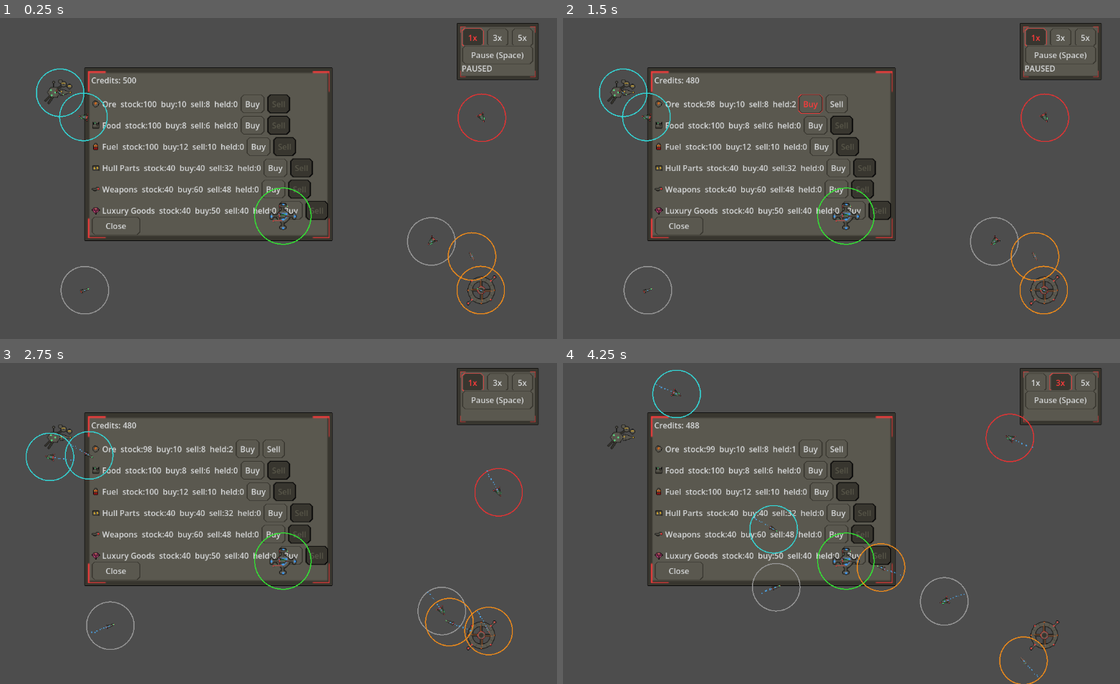
Above: before the commit, frames 1-4 (two rows, left to right).
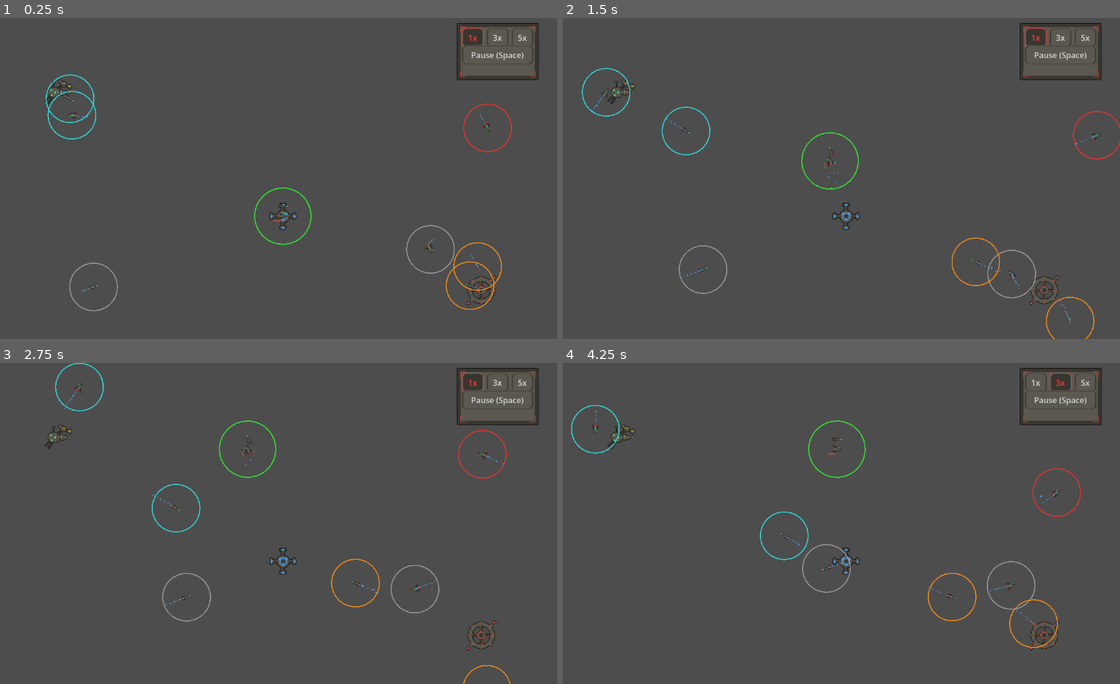
Above: after the commit, the same moments.

Repository: darthlemi/SpaceGame
Game: Godot game, scene res://scenes/campaign/campaign_scene.tscn
Two runs of this game, one before a commit and one after it. Both use one fixed random seed, a clock stepped at 60 frames per second and the inputs below.
Inputs (mouse positions are in pixels of both pictures, inside the frame that each line leads up to):
- Up to frame 1 (0.25 s): no input
- Up to frame 2 (1.5 s): click (813, 104) at 0.5 s, where only the run before the commit has a clickable "Buy"; click (808, 104) at 1.25 s, where only the run before the commit has a clickable "Buy"
- Up to frame 3 (2.75 s): click "1x" at 2 s
- Up to frame 4 (4.25 s): click (835, 449) at 2.75 s, where only the run before the commit has a clickable "Sell"; click "3x" at 3.5 s

The runs differ from the first frame. In frame 1, 7.3% of the frame differs, in the area x 6-92%, y 14-93%; in frame 2, 7.5%, in the area x 3-100%, y 14-100%; in frame 3, 7.5%; in frame 4, 7.5%.

Commit message:
Fix UI dialogs rendering behind ships and bases
Trade/loot panels, the engage prompt, result label, and speed
controls were plain siblings added to the scene before ships/bases
get add_child'ed at runtime, so gameplay objects painted over them.
Wrap each scene's UI nodes in a CanvasLayer, which always draws above
2D content regardless of sibling order.

Co-Authored-By: Claude Sonnet 5 <noreply@anthropic.com>

Diff:
--- a/scenes/campaign/campaign_scene.tscn
+++ b/scenes/campaign/campaign_scene.tscn
@@ -8,34 +8,36 @@
 [node name="CampaignScene" type="Node2D"]
 script = ExtResource("1")
 
-[node name="EngagePrompt" type="Control" parent="."]
+[node name="UILayer" type="CanvasLayer" parent="."]
+
+[node name="EngagePrompt" type="Control" parent="UILayer"]
 offset_left = 450.0
 offset_top = 250.0
 offset_right = 750.0
 offset_bottom = 350.0
 visible = false
 
-[node name="Label" type="Label" parent="EngagePrompt"]
+[node name="Label" type="Label" parent="UILayer/EngagePrompt"]
 offset_top = 0.0
 offset_right = 300.0
 offset_bottom = 30.0
 text = "Engage this fleet?"
 
-[node name="EngageButton" type="Button" parent="EngagePrompt"]
+[node name="EngageButton" type="Button" parent="UILayer/EngagePrompt"]
 offset_top = 40.0
 offset_right = 140.0
 offset_bottom = 70.0
 text = "Engage"
 
-[node name="DisengageButton" type="Button" parent="EngagePrompt"]
+[node name="DisengageButton" type="Button" parent="UILayer/EngagePrompt"]
 offset_left = 160.0
 offset_top = 40.0
 offset_right = 300.0
 offset_bottom = 70.0
 text = "Disengage"
 
-[node name="TradePanel" type="Control" parent="." instance=ExtResource("2")]
+[node name="TradePanel" type="Control" parent="UILayer" instance=ExtResource("2")]
 
-[node name="LootPanel" type="Control" parent="." instance=ExtResource("3")]
+[node name="LootPanel" type="Control" parent="UILayer" instance=ExtResource("3")]
 
-[node name="SpeedControls" parent="." instance=ExtResource("4")]
+[node name="SpeedControls" parent="UILayer" instance=ExtResource("4")]
--- a/scenes/combat/combat_scene.tscn
+++ b/scenes/combat/combat_scene.tscn
@@ -17,7 +17,9 @@
 [node name="FleetCommander" type="Node2D" parent="."]
 script = ExtResource("2")
 
-[node name="ResultLabel" type="Label" parent="."]
+[node name="UILayer" type="CanvasLayer" parent="."]
+
+[node name="ResultLabel" type="Label" parent="UILayer"]
 offset_left = 400.0
 offset_top = 100.0
 offset_right = 700.0
@@ -26,9 +28,9 @@
 text = ""
 visible = false
 
-[node name="DebugConsole" parent="." instance=ExtResource("3")]
+[node name="DebugConsole" parent="UILayer" instance=ExtResource("3")]
 
-[node name="SpeedControls" parent="." instance=ExtResource("4")]
+[node name="SpeedControls" parent="UILayer" instance=ExtResource("4")]
 
 [node name="Bounds" type="Node2D" parent="."]
 
--- a/scripts/campaign/campaign_scene.gd
+++ b/scripts/campaign/campaign_scene.gd
@@ -10,12 +10,13 @@
 var player_icon: CampaignFleetIcon
 var enemy_icons: Array[CampaignFleetIcon] = []
 
-@onready var engage_prompt: Control = $EngagePrompt
-@onready var trade_panel: TradePanel = $TradePanel
-@onready var loot_panel: LootPanel = $LootPanel
+@onready var engage_prompt: Control = $UILayer/EngagePrompt
+@onready var trade_panel: TradePanel = $UILayer/TradePanel
+@onready var loot_panel: LootPanel = $UILayer/LootPanel
 
 var _pending_enemy_icon: CampaignFleetIcon
 var _mouse_held: bool = false
+var _travel_target: Area2D = null
 
 func _ready() -> void:
 	process_mode = Node.PROCESS_MODE_ALWAYS
@@ -230,14 +231,19 @@
 	return HOME_BASE_POSITION + Vector2(-40, 0)
 
 func _on_player_area_entered(area: Area2D) -> void:
+	if area != _travel_target:
+		return
 	if area is CampaignFleetIcon and area != player_icon and not engage_prompt.visible:
 		_pending_enemy_icon = area
 		engage_prompt.visible = true
+		get_tree().paused = true
+		_travel_target = null
 	elif area is HomeBase or area is FactionBase:
 		var economy := _economy_for_base(area)
 		if economy != null:
 			trade_panel.open_for(economy, CampaignState.player_fleet)
 			get_tree().paused = true
+			_travel_target = null
 
 func _on_player_area_exited(area: Area2D) -> void:
 	if area == _pending_enemy_icon:
@@ -263,7 +269,12 @@
 		return
 	CampaignState.tick_skirmishes(delta)
 	CampaignState.tick_economy(delta)
-	if _mouse_held:
+	if _travel_target != null:
+		if not is_instance_valid(_travel_target) or _travel_target.is_queued_for_deletion():
+			_travel_target = null
+		else:
+			player_icon.set_move_target(_travel_target.global_position)
+	elif _mouse_held:
 		if Input.is_mouse_button_pressed(MOUSE_BUTTON_LEFT):
 			player_icon.set_move_target(get_global_mouse_position())
 		else:
@@ -281,11 +292,31 @@
 func _on_disengage_pressed() -> void:
 	engage_prompt.visible = false
 	_pending_enemy_icon = null
+	get_tree().paused = false
+
+func _find_clickable_target(global_pos: Vector2) -> Area2D:
+	var query := PhysicsPointQueryParameters2D.new()
+	query.position = global_pos
+	query.collide_with_areas = true
+	query.collide_with_bodies = false
+	for result in get_world_2d().direct_space_state.intersect_point(query):
+		var collider = result.collider
+		if collider == player_icon:
+			continue
+		if collider is CampaignFleetIcon or collider is HomeBase or collider is FactionBase:
+			return collider
+	return null
 
 func _unhandled_input(event: InputEvent) -> void:
 	if event is InputEventMouseButton and event.pressed and event.button_index == MOUSE_BUTTON_LEFT:
 		if get_tree().paused:
 			get_tree().paused = false
 			Engine.time_scale = 1.0
-		_mouse_held = true
-		player_icon.set_move_target(get_global_mouse_position())
+		var target := _find_clickable_target(get_global_mouse_position())
+		if target != null:
+			_travel_target = target
+			_mouse_held = false
+		else:
+			_travel_target = null
+			_mouse_held = true
+			player_icon.set_move_target(get_global_mouse_position())
--- a/scripts/combat/combat_scene.gd
+++ b/scripts/combat/combat_scene.gd
@@ -8,8 +8,8 @@
 @export var enemy_spawn_points: Array[Vector2] = [Vector2(800, 200), Vector2(800, 300), Vector2(800, 400)]
 
 @onready var fleet_commander: FleetCommander = $FleetCommander
-@onready var result_label: Label = $ResultLabel
-@onready var debug_console: Control = $DebugConsole/Panel
+@onready var result_label: Label = $UILayer/ResultLabel
+@onready var debug_console: Control = $UILayer/DebugConsole/Panel
 
 var player_ships: Array[Ship] = []
 var enemy_ships: Array[Ship] = []
--- a/tests/test_campaign_scene.gd
+++ b/tests/test_campaign_scene.gd
@@ -199,7 +199,7 @@
 		scene.player_icon.global_position = surviving_power_icon.global_position
 		for i in 5:
 			await tree.physics_frame
-		var engage_prompt_ctrl: Control = scene.get_node("EngagePrompt")
+		var engage_prompt_ctrl: Control = scene.get_node("UILayer/EngagePrompt")
 		if not engage_prompt_ctrl.visible:
 			failures.append("expected EngagePrompt visible after player overlaps the power-faction icon")
 
@@ -246,7 +246,7 @@
 	for i in 5:
 		await tree.physics_frame
 
-	var prompt: Control = scene.get_node("EngagePrompt")
+	var prompt: Control = scene.get_node("UILayer/EngagePrompt")
 	if not prompt.visible:
 		failures.append("expected EngagePrompt visible after player icon overlaps an enemy icon")
 
--- a/tests/test_campaign_scene_trading.gd
+++ b/tests/test_campaign_scene_trading.gd
@@ -15,7 +15,7 @@
 	# teleport-and-await-physics-frame checks below actually progress.
 	tree.paused = false
 
-	var trade_panel: TradePanel = scene.get_node("TradePanel")
+	var trade_panel: TradePanel = scene.get_node("UILayer/TradePanel")
 	if trade_panel.visible:
 		failures.append("expected TradePanel hidden before the player docks anywhere")
 
